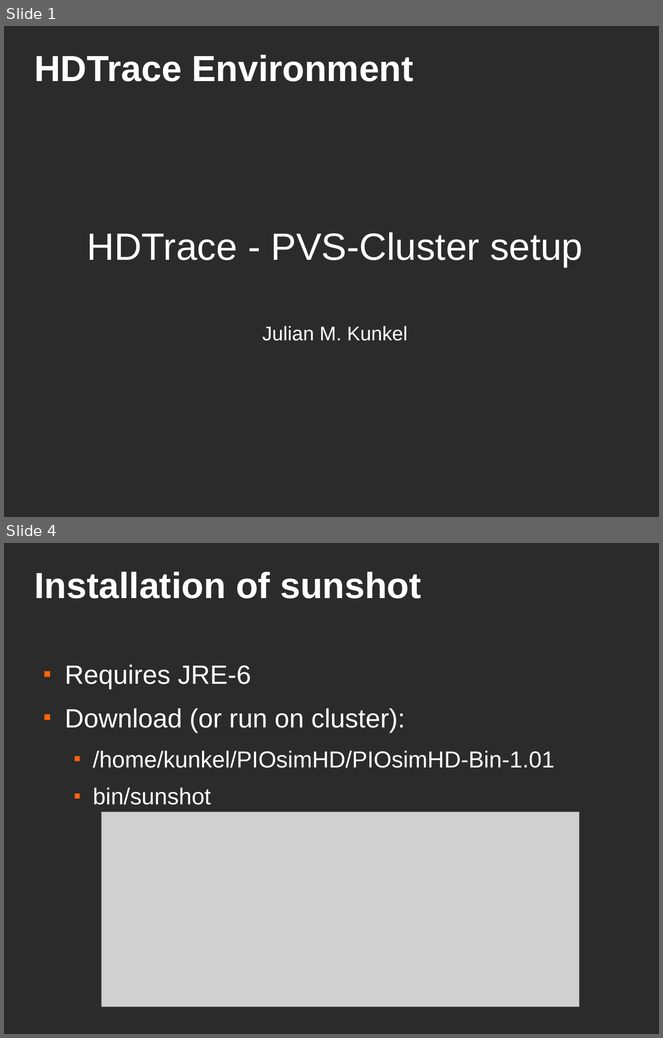
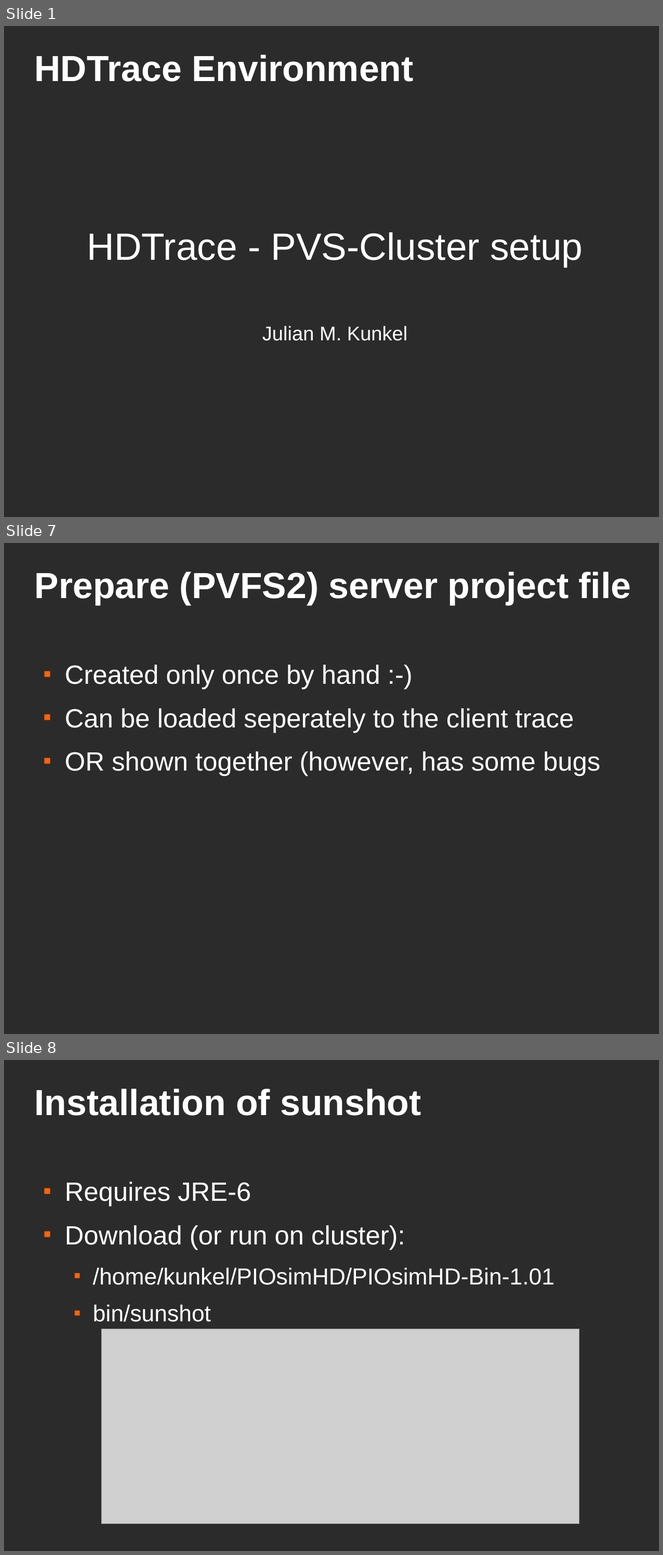
Before and after one commit to JulianKunkel/hdtrace-piosim, a slide deck: PIOsimHD-Doc/Presentations/pvs-cluster-version-2009-07-06.odp. Shown one above the other, each under a label of ours: slides 1 and 4 before the commit, slides 1, 7 and 8 after it; the slides between them are not shown. The pictures are 663x1038 and 663x1555 pixels, drawn with LibreOffice and Linux fonts; fonts in the diff are those of the drawing; grey boxes stand for pictures; background and template pictures are left out; a plain dark background stands for a picture behind light text. Boxes give left, top, right and bottom in pixels: in the first picture for what was removed or moved away, otherwise in the second. Text is boxed around its words. In the diff, an @@ line names an element or a change of style, - is before the commit and + after.

```diff
--- a/PIOsimHD-Doc/Presentations/pvs-cluster-version-2009-07-06.odp
+++ b/PIOsimHD-Doc/Presentations/pvs-cluster-version-2009-07-06.odp
@@ slide 7 added at (4, 543, 659, 1034), background picture (left out) @@
@@ title added at (35, 572, 632, 605), 44 pt, text #FFFFFF, bold @@
+Prepare (PVFS2) server project file
@@ text added at (65, 665, 600, 776), 32 pt, text #FFFFFF @@
+■ Created only once by hand :-)
+■ Can be loaded seperately to the client trace
+■ OR shown together (however, has some bugs
@@ what was slide 4 is now slide 8 @@
```
Also in this commit, not shown: 2 slides changed, 4 other slides added.
